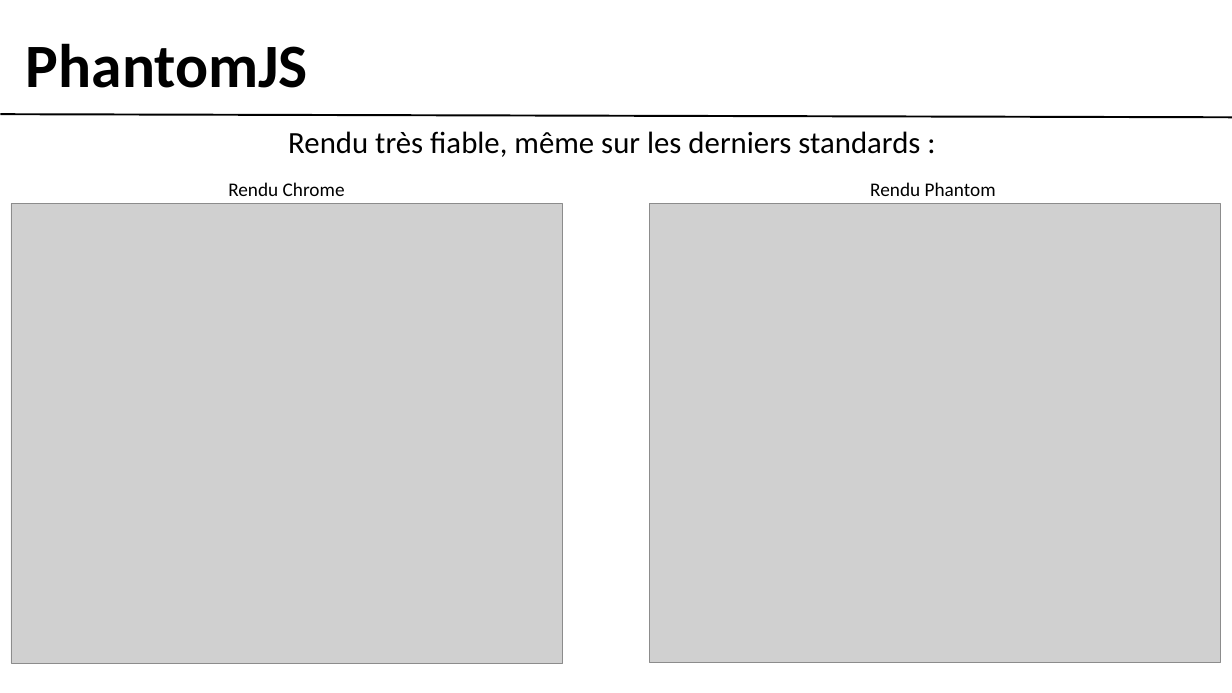
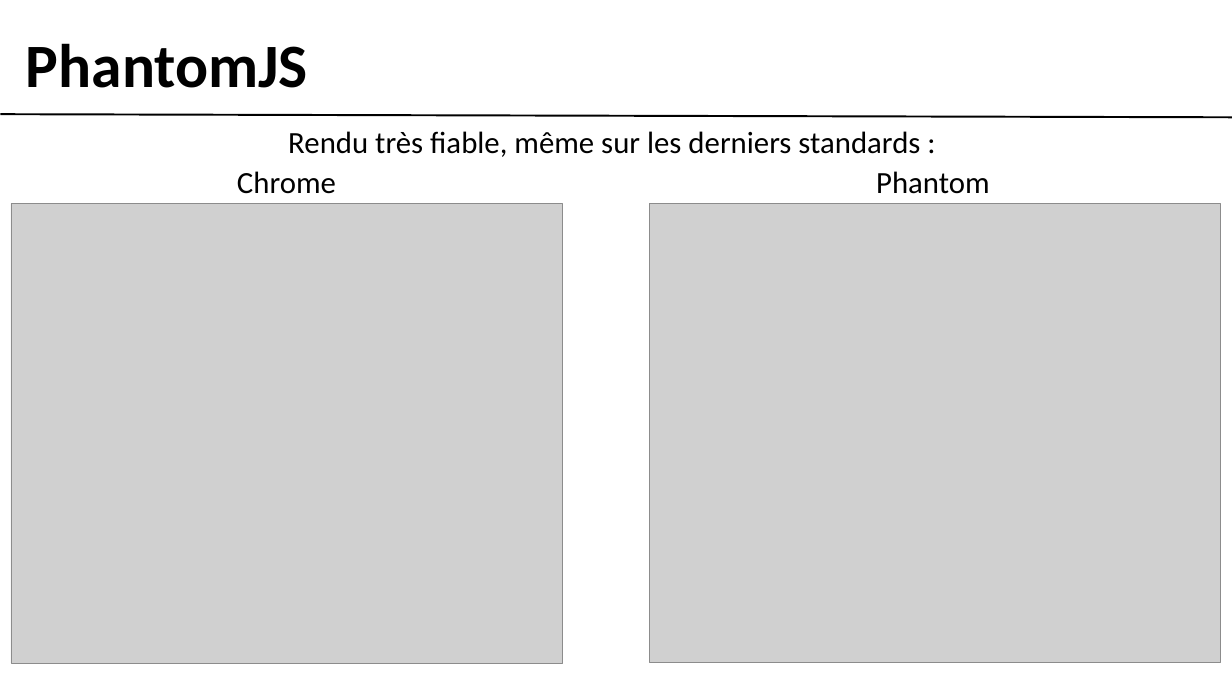
Before and after one commit to gobengo/devoxx-panorama-js-testing, a slide deck: slide 6 of doc/phantom_part.ppt. Drawn at 1232x693 pixels with LibreOffice and Linux fonts; fonts in the diff are those of the drawing; grey boxes stand for pictures; background and template pictures are left out. Boxes give left, top, right and bottom in pixels: in the first picture for what was removed or moved away, otherwise in the second. Text is boxed around its words. In the diff, an @@ line names an element or a change of style, - is before the commit and + after.

```diff
--- a/doc/phantom_part.ppt
+++ b/doc/phantom_part.ppt
@@ text at <box>237,171,336,194</box>: text changed; size 20 to 32 pt @@
-Rendu Chrome
+Chrome
@@ text at <box>876,171,990,194</box>: text changed; size 20 to 32 pt @@
-Rendu Phantom
+Phantom
```
Also in this commit, not shown: 1 other slide changed, 1 slide removed, 1 other file.
